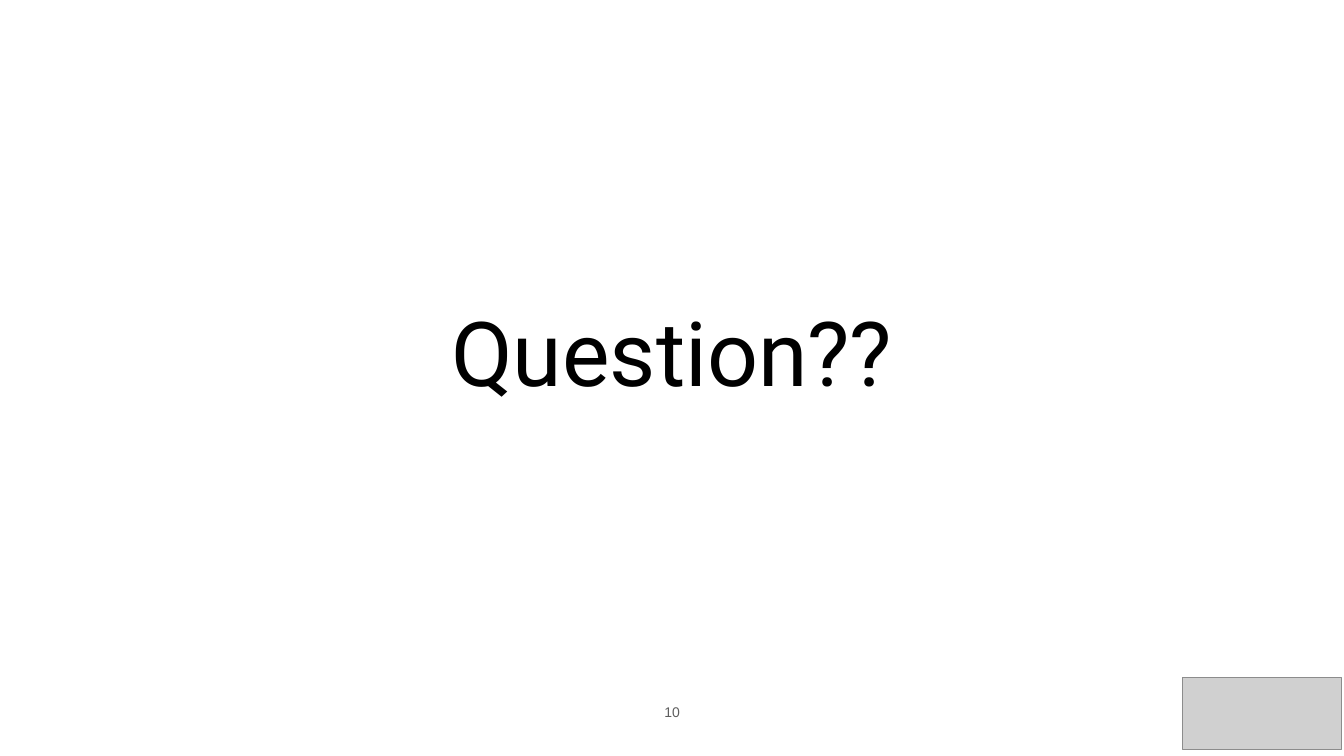
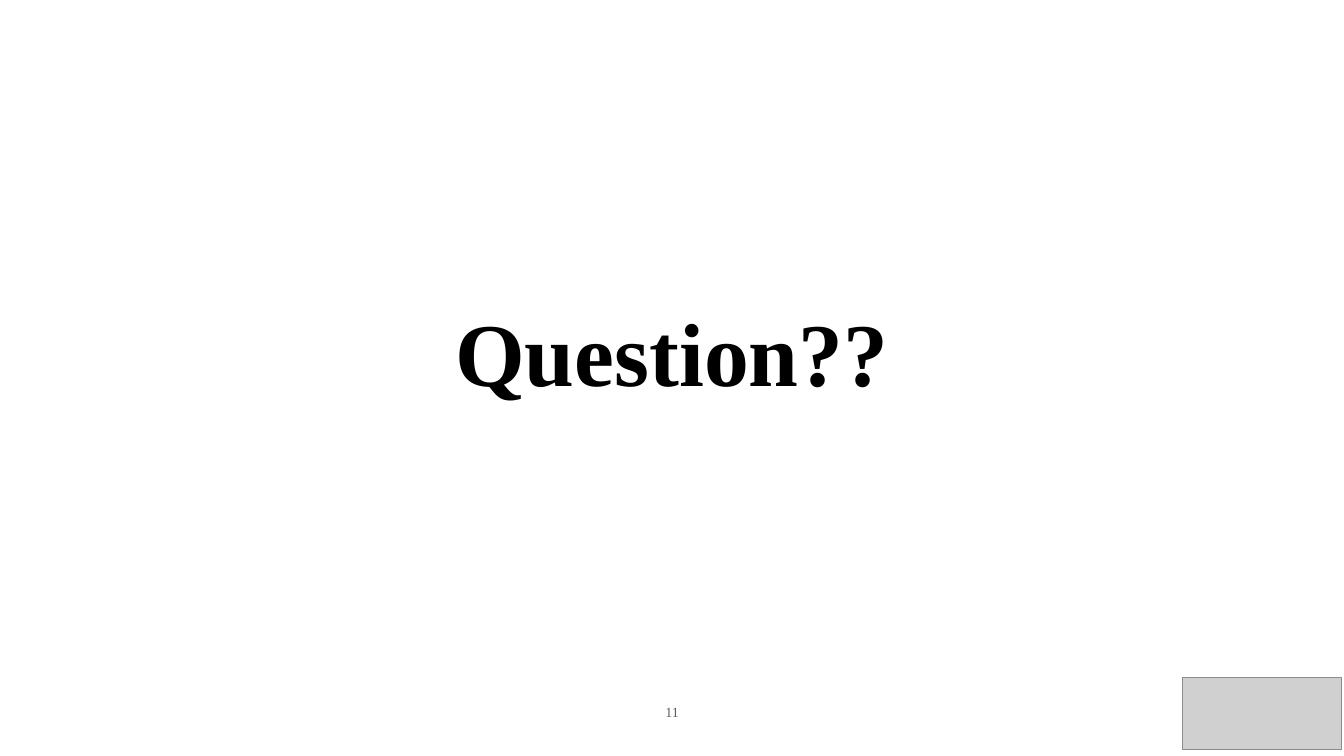
Before and after one commit to kushalprakash6/ObjectDetectionAndTracking, a slide deck: slide 11 of documents/Presentation.pptx (slide 10 before the commit). Drawn at 1344x756 pixels with LibreOffice and Linux fonts; fonts in the diff are those of the drawing; grey boxes stand for pictures. Boxes give left, top, right and bottom in pixels: in the first picture for what was removed or moved away, otherwise in the second. Text is boxed around its words. In the diff, an @@ line names an element or a change of style, - is before the commit and + after.

```diff
--- a/documents/Presentation.pptx
+++ b/documents/Presentation.pptx
@@ title "Question??" at [455,324,888,401]: font Roboto to Times New Roman, bold on @@
@@ page number removed at [664,707,680,717] @@
-10
@@ page number added at [665,708,678,717], 20 pt, text #5E5E5E @@
+11
```
Also in this commit, not shown: 10 other slides changed, 1 slide added, 1 other file.
